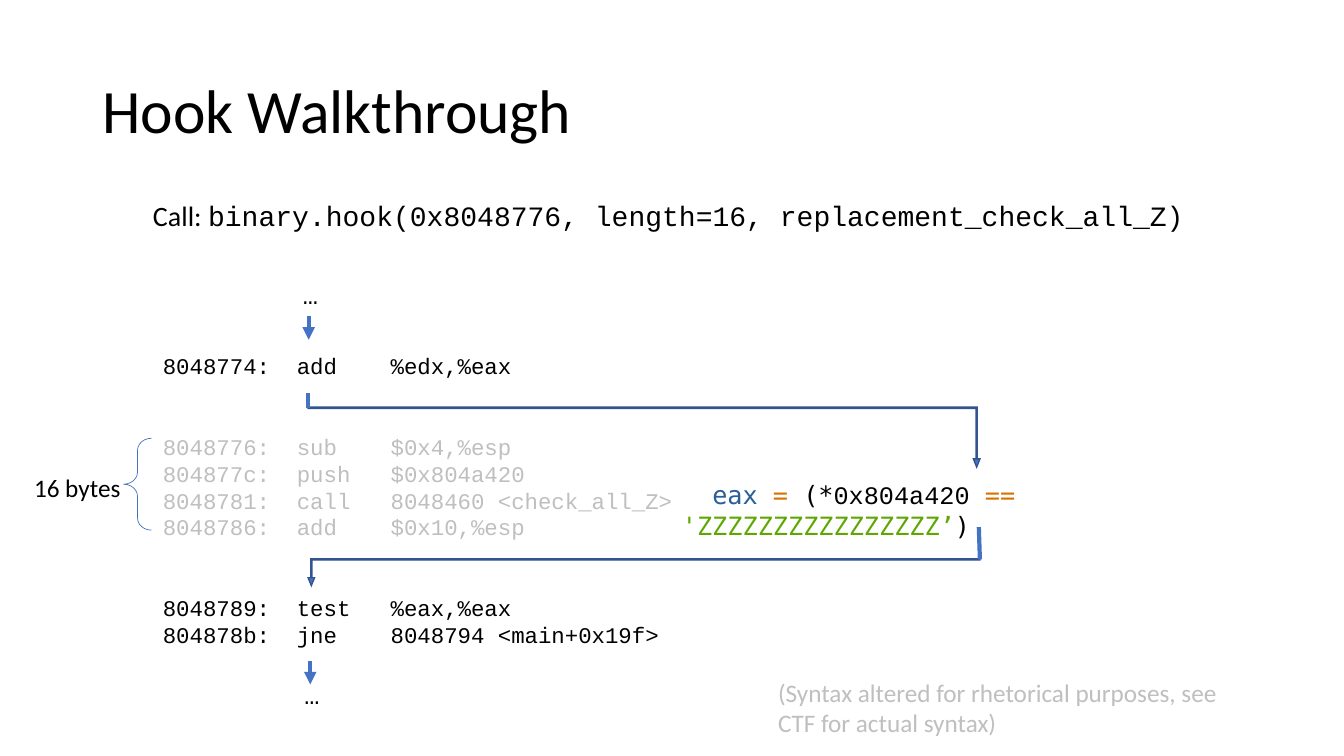
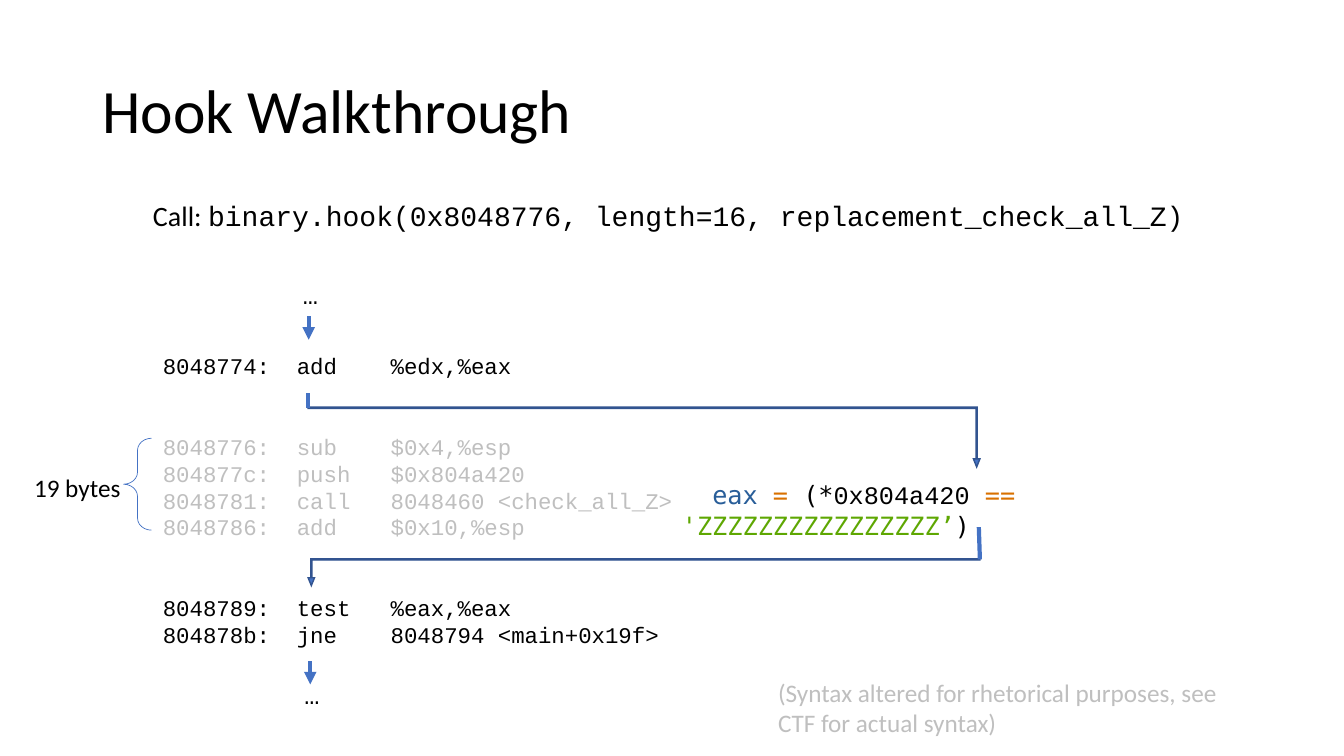
Before and after one commit to jakespringer/angr_ctf, a slide deck: slide 76 of SymbolicExecution.pptx. Drawn at 1344x756 pixels with LibreOffice and Linux fonts; fonts in the diff are those of the drawing. Boxes give left, top, right and bottom in pixels: in the first picture for what was removed or moved away, otherwise in the second. Text is boxed around its words. In the diff, an @@ line names an element or a change of style, - is before the commit and + after.

```diff
--- a/SymbolicExecution.pptx
+++ b/SymbolicExecution.pptx
@@ text at [34, 479, 120, 501]: text changed @@
-16 bytes
+19 bytes
```
Also in this commit, not shown: 2 other slides changed.
